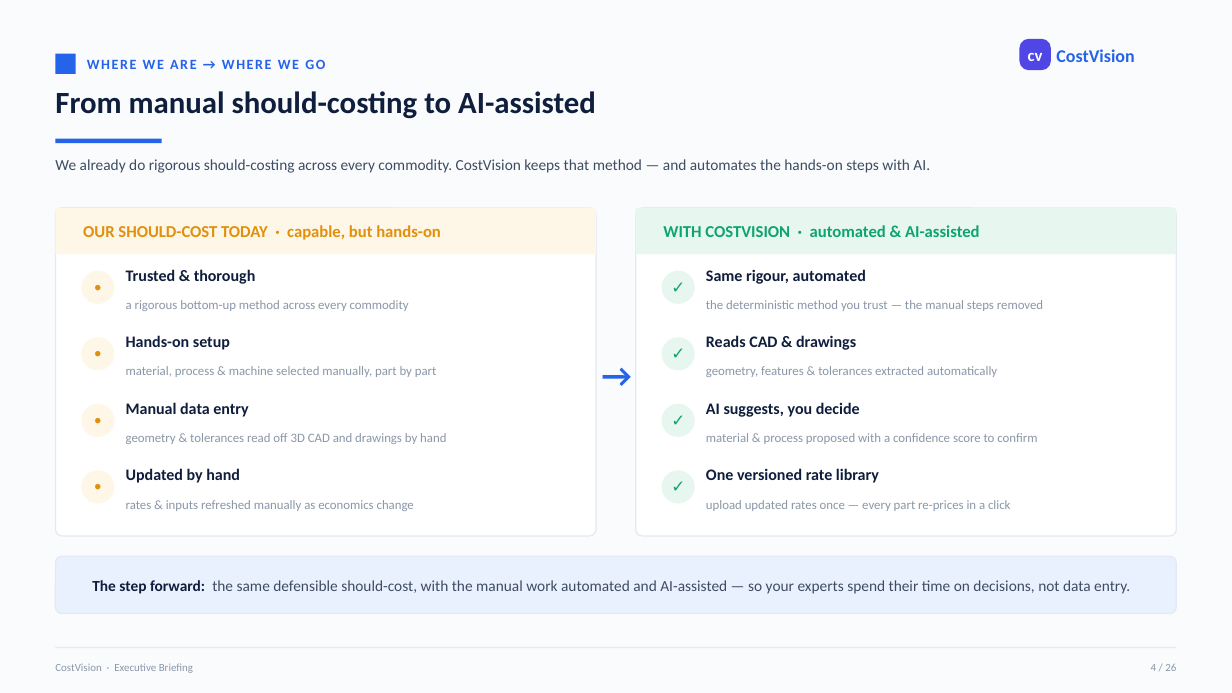
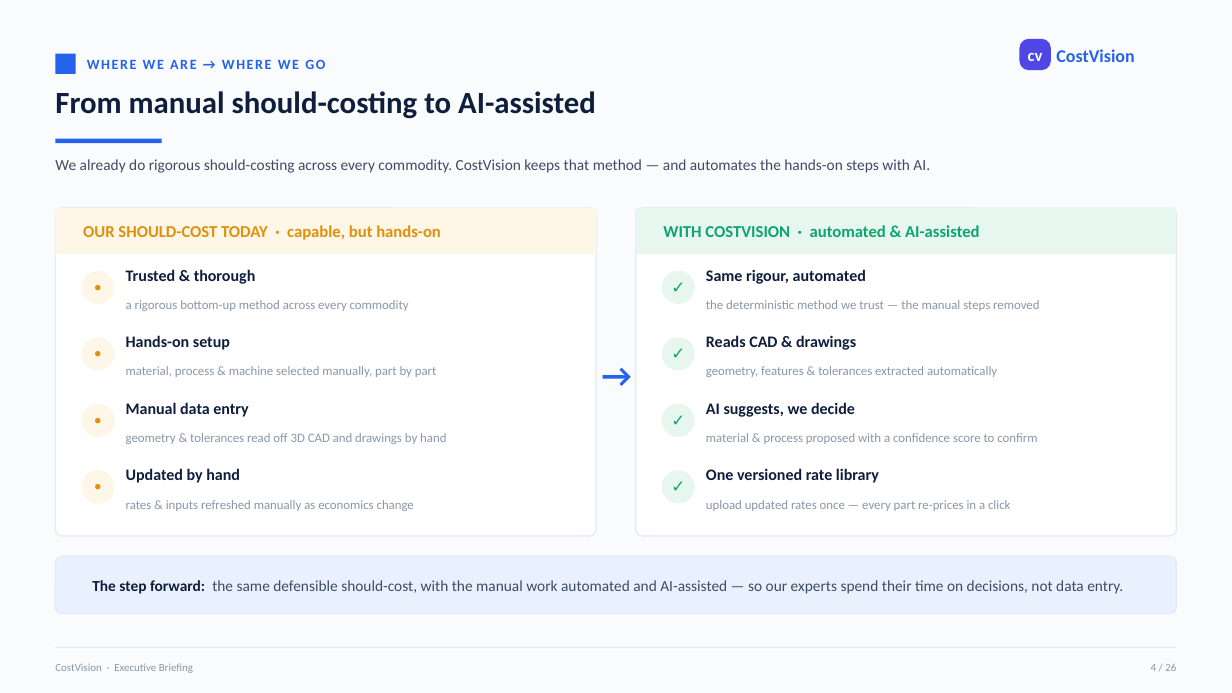
Before and after one commit to bhosaleavinash546/leamington-marathi, a slide deck: slide 4 of CostVision-Platform-Executive-Briefing.pptx. Drawn at 1232x693 pixels with LibreOffice and Linux fonts; fonts in the diff are those of the drawing. Boxes give left, top, right and bottom in pixels: in the first picture for what was removed or moved away, otherwise in the second. Text is boxed around its words. In the diff, an @@ line names an element or a change of style, - is before the commit and + after.

```diff
--- a/CostVision-Platform-Executive-Briefing.pptx
+++ b/CostVision-Platform-Executive-Briefing.pptx
@@ text at <box>706,300,1039,311</box>: text changed @@
-the deterministic method you trust — the manual steps removed
+the deterministic method we trust — the manual steps removed
@@ text at <box>706,402,855,417</box>: text changed @@
-AI suggests, you decide
+AI suggests, we decide
@@ text at <box>92,580,1123,594</box>: text changed @@
-The step forward: the same defensible should-cost, with the manual work automated and AI-assisted — so your experts spend their time on decisions, not data entry.
+The step forward: the same defensible should-cost, with the manual work automated and AI-assisted — so our experts spend their time on decisions, not data entry.
```
Also in this commit, not shown: 14 other slides changed.
